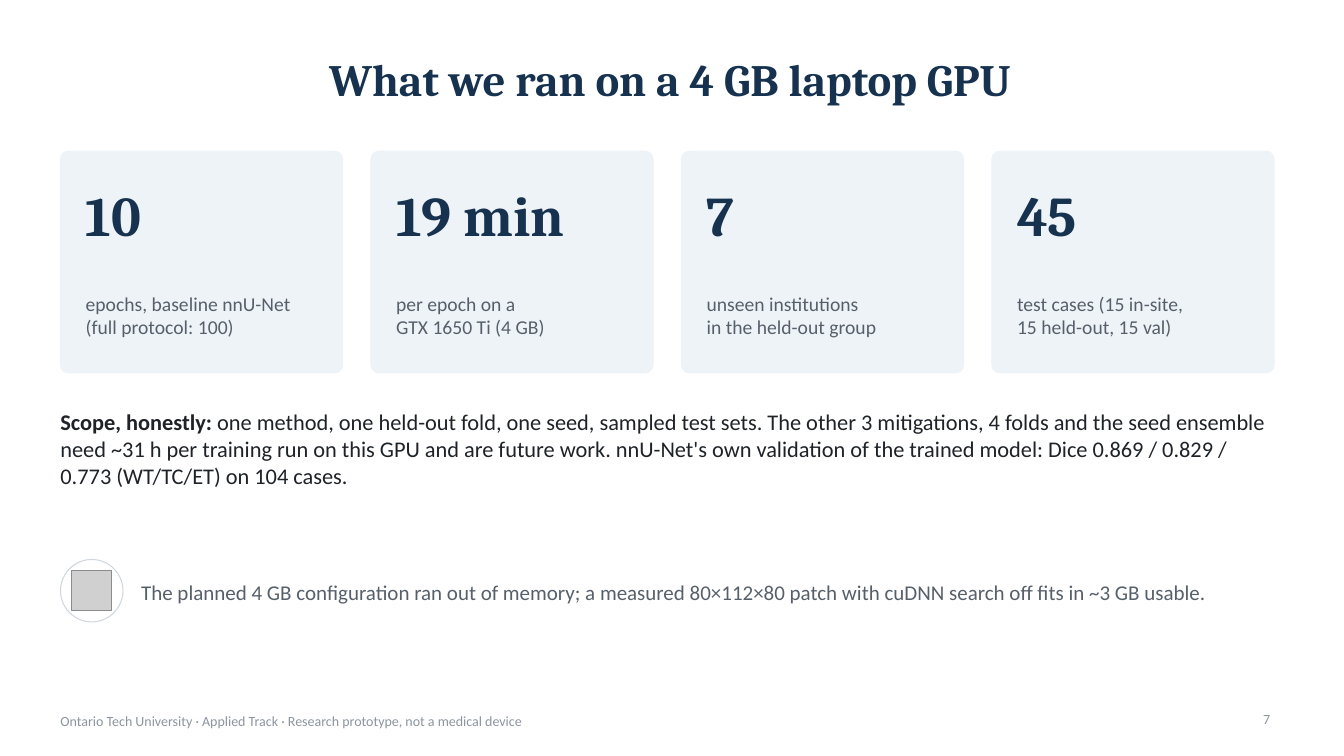
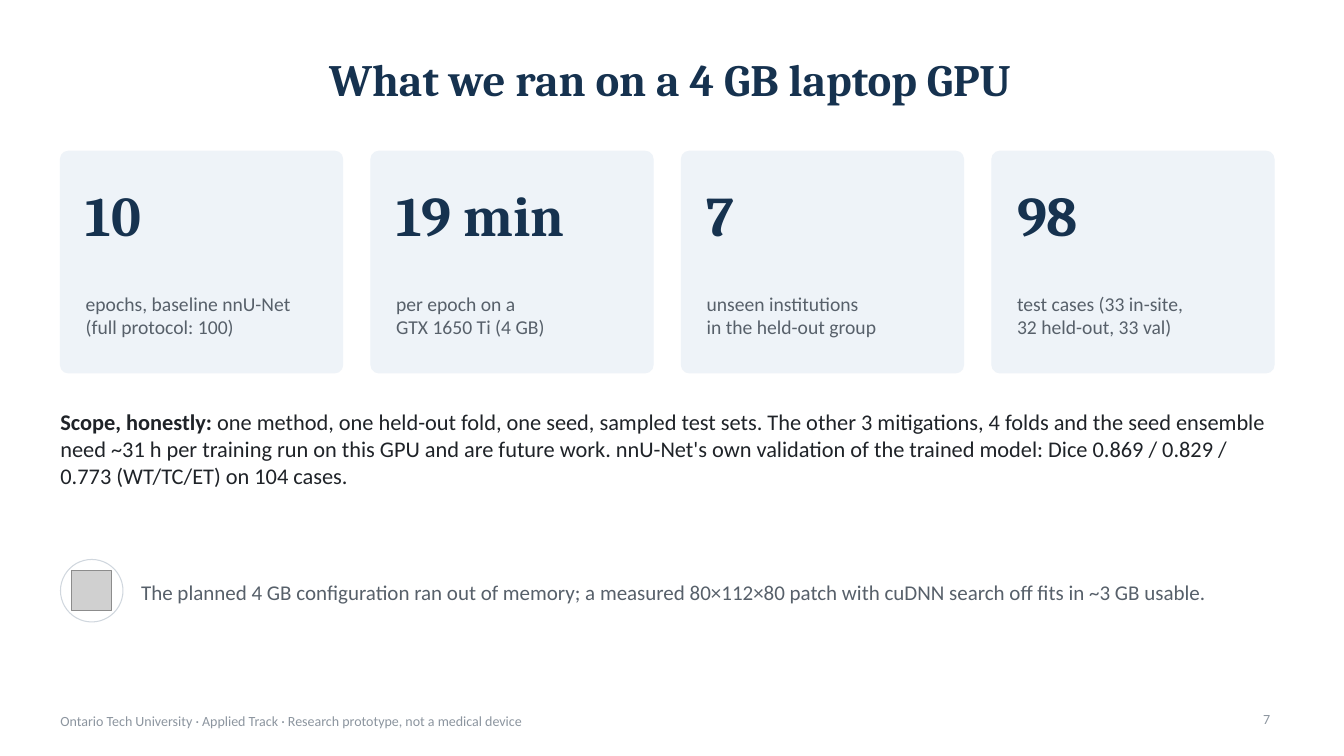
Before and after one commit to DevPatel1704/brain-tumor-qc, a slide deck: slide 7 of docs/slides/btqc_presentation.pptx. Drawn at 1344x756 pixels with LibreOffice and Linux fonts; fonts in the diff are those of the drawing; grey boxes stand for pictures. Boxes give left, top, right and bottom in pixels: in the first picture for what was removed or moved away, otherwise in the second. Text is boxed around its words. In the diff, an @@ line names an element or a change of style, - is before the commit and + after.

Commit message:
Final report and slides on the 98-case pilot
Baseline evaluated on 98 seeded test cases (val 33, in-site 33, held-out 32);
test-time adaptation (E3) and 8-flip vs 1-flip (E4) results added. Report
wording follows the data: no region improves significantly after Holm, and
the largest drop is reported for tumor core and enhancing tumor together.
Tables no longer split mid-row; headings stay with their content.

```diff
--- a/docs/slides/btqc_presentation.pptx
+++ b/docs/slides/btqc_presentation.pptx
@@ text at [1017,198,1078,237]: text changed @@
-45
+98
@@ text at [1017,297,1183,337]: text changed @@
-test cases (15 in-site,
-15 held-out, 15 val)
+test cases (33 in-site,
+32 held-out, 33 val)
```
Also in this commit, not shown: 10 other slides changed, 50 other files.
